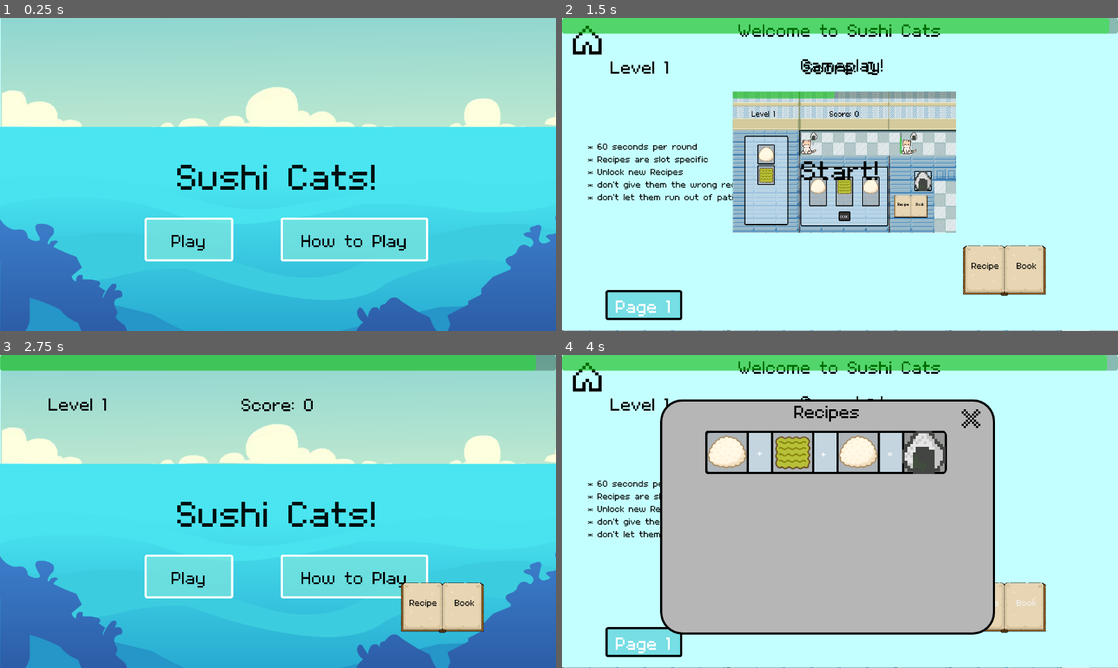
Above: before the commit, frames 1-4 (two rows, left to right).
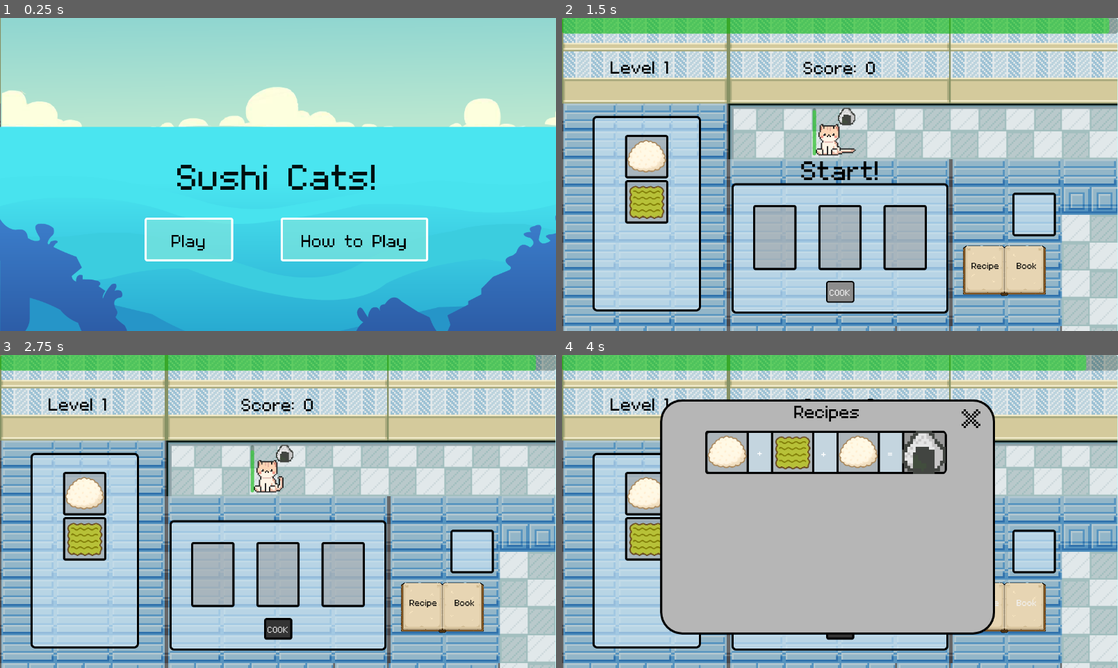
Above: after the commit, the same moments.

Repository: leobarber3/sushiCats
Game: Godot game, scene res://scenes/main.tscn
The game is run twice, just before and just after one commit, with the same random seed, the same clock (stepped at 60 frames per second) and the same inputs.
Inputs (mouse positions are in pixels of both pictures, inside the frame that each line leads up to):
- Up to frame 1 (0.25 s): no input
- Up to frame 2 (1.5 s): click "Play" at 0.5 s; click "COOK" at 1.25 s
- Up to frame 3 (2.75 s): click (27, 376) at 2.02 s
- Up to frame 4 (4 s): click (751, 577) at 2.75 s, where only the run before the commit has a clickable "Play"; click "Recipe Book" at 3.5 s

The runs differ from the first frame. In frame 1, less than 0.1% of the frame differs, in the area x 0-1%, y 0-35%; in frame 2, 89%; in frame 3, 92%, in the area x 0-100%, y 0-100%; in frame 4, 50%.

Commit message:
Testing display with viewport

Diff:
--- a/project.godot
+++ b/project.godot
@@ -23,6 +23,7 @@
 
 window/size/viewport_width=1280
 window/size/viewport_height=720
+window/stretch/mode="viewport"
 
 [input]
 
--- a/scenes/HUD.tscn
+++ b/scenes/HUD.tscn
@@ -302,7 +302,7 @@
 text = "
 * Game Description
 Born on an island filled with starving cats, you've decided to open a restaurant so you dont become their next meal.
-These cats are HANGRY and impatient. Theres only one solution... SUSHI!!!!!
+                      These cats are HANGRY and impatient. Theres only one solution... SUSHI!!!!!
 
 
 "
@@ -406,6 +406,7 @@
 text = "Page 2"
 
 [node name="HowToPlayScreen2" type="Control" parent="ScreenManager" unique_id=2095212888]
+visible = false
 anchors_preset = 0
 offset_right = 926.0
 offset_bottom = 858.0
--- a/scripts/hud.gd
+++ b/scripts/hud.gd
@@ -47,6 +47,7 @@
 	last_level_screen.hide()
 	recipe_book_screen.hide()
 	how_to_play_screen.hide()
+	how_to_play_screen_two.hide()
 	$BackgroundMusic.stop()
 
 func show_gameplay():
@@ -56,6 +57,8 @@
 	game_over_screen.hide()
 	last_level_screen.hide()
 	recipe_book_screen.hide()
+	how_to_play_screen.hide()
+	how_to_play_screen_two.hide()
 	$BackgroundMusic.play()
 
 func show_level_complete(level : int, new_recipe : Array[Item], optional : String):
